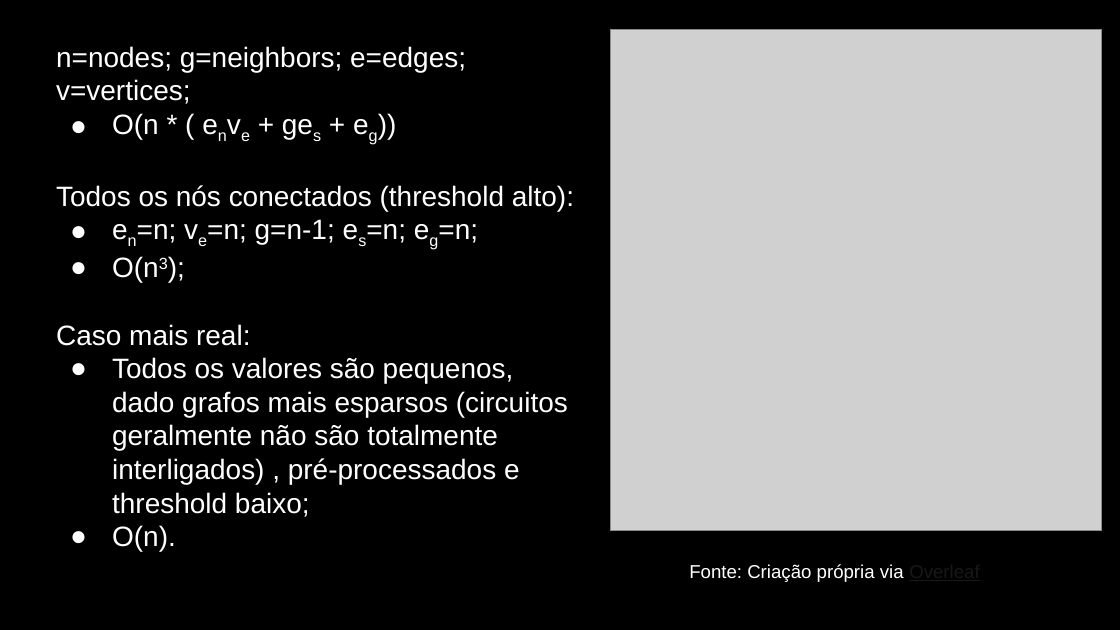
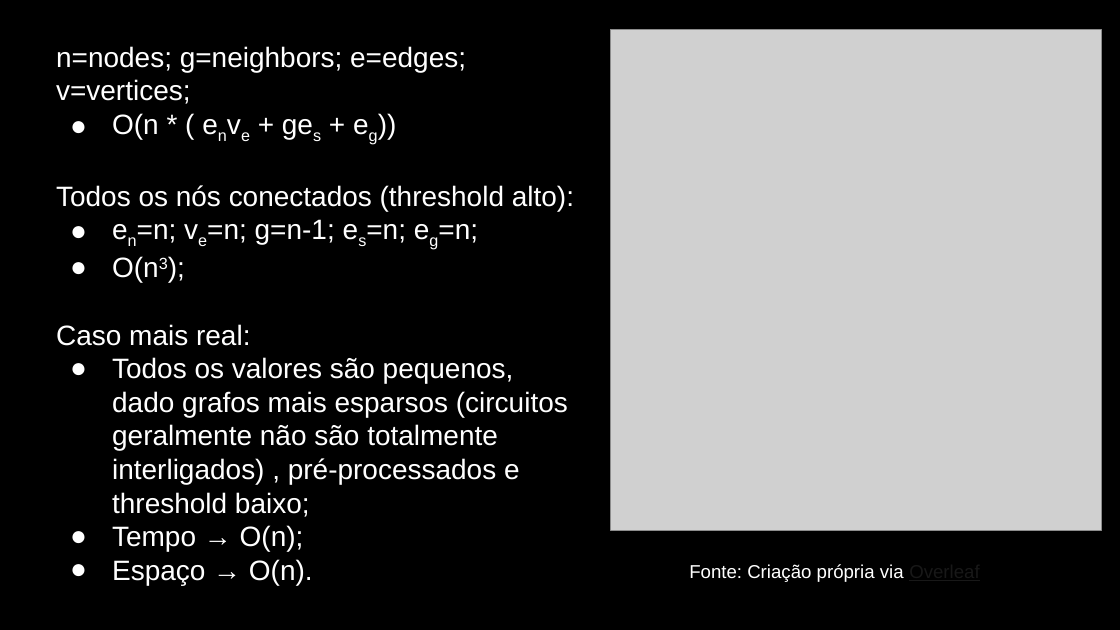
Before and after one commit to Dpbm/mestrado-aulas, a slide deck: slide 33 of algoritmos/projeto-seminario/Seminário.pptx. Drawn at 1120x630 pixels with LibreOffice and Linux fonts; fonts in the diff are those of the drawing; grey boxes stand for pictures. Boxes give left, top, right and bottom in pixels: in the first picture for what was removed or moved away, otherwise in the second. Text is boxed around its words. In the diff, an @@ line names an element or a change of style, - is before the commit and + after.

```diff
--- a/algoritmos/projeto-seminario/Seminário.pptx
+++ b/algoritmos/projeto-seminario/Seminário.pptx
@@ text at (x1=112, y1=525, x2=313, y2=585): text changed @@
-● O(n).
+● Tempo → O(n);
+● Espaço → O(n).
```
Also in this commit, not shown: 12 other slides changed, 2 other files.
